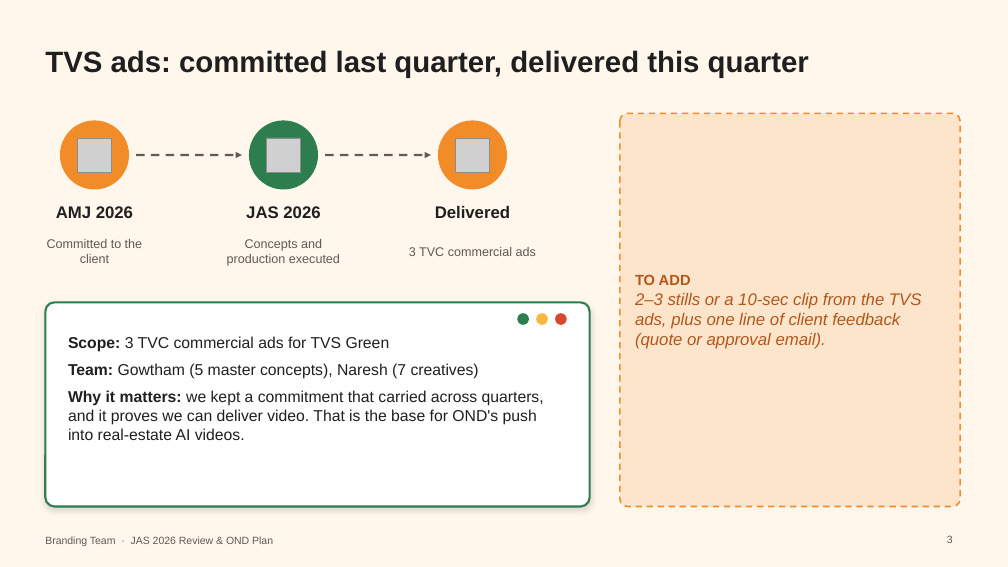
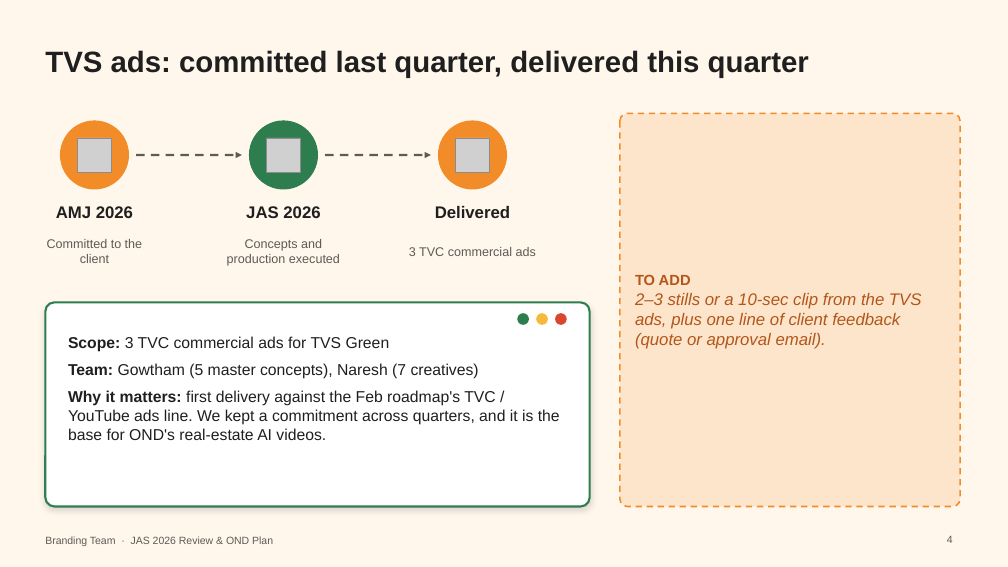
Before and after one commit to gowbalaji/Project-Manager, a slide deck: slide 4 of presentations/branding-jas-2026/Branding_JAS2026_Review_OND_Plan.pptx (slide 3 before the commit). Drawn at 1008x567 pixels with LibreOffice and Linux fonts; fonts in the diff are those of the drawing; grey boxes stand for pictures. Boxes give left, top, right and bottom in pixels: in the first picture for what was removed or moved away, otherwise in the second. Text is boxed around its words. In the diff, an @@ line names an element or a change of style, - is before the commit and + after.

```diff
--- a/presentations/branding-jas-2026/Branding_JAS2026_Review_OND_Plan.pptx
+++ b/presentations/branding-jas-2026/Branding_JAS2026_Review_OND_Plan.pptx
@@ text at box(68, 390, 560, 440): text changed @@
-Why it matters: we kept a commitment that carried across quarters, and it proves we can deliver video. That is the base for OND's push into real-estate AI videos.
+Why it matters: first delivery against the Feb roadmap's TVC / YouTube ads line. We kept a commitment across quarters, and it is the base for OND's real-estate AI videos.
@@ page number at box(947, 536, 953, 543): text changed @@
-3
+4
```
Also in this commit, not shown: 3 other slides changed, 1 slide added, 1 other file.
